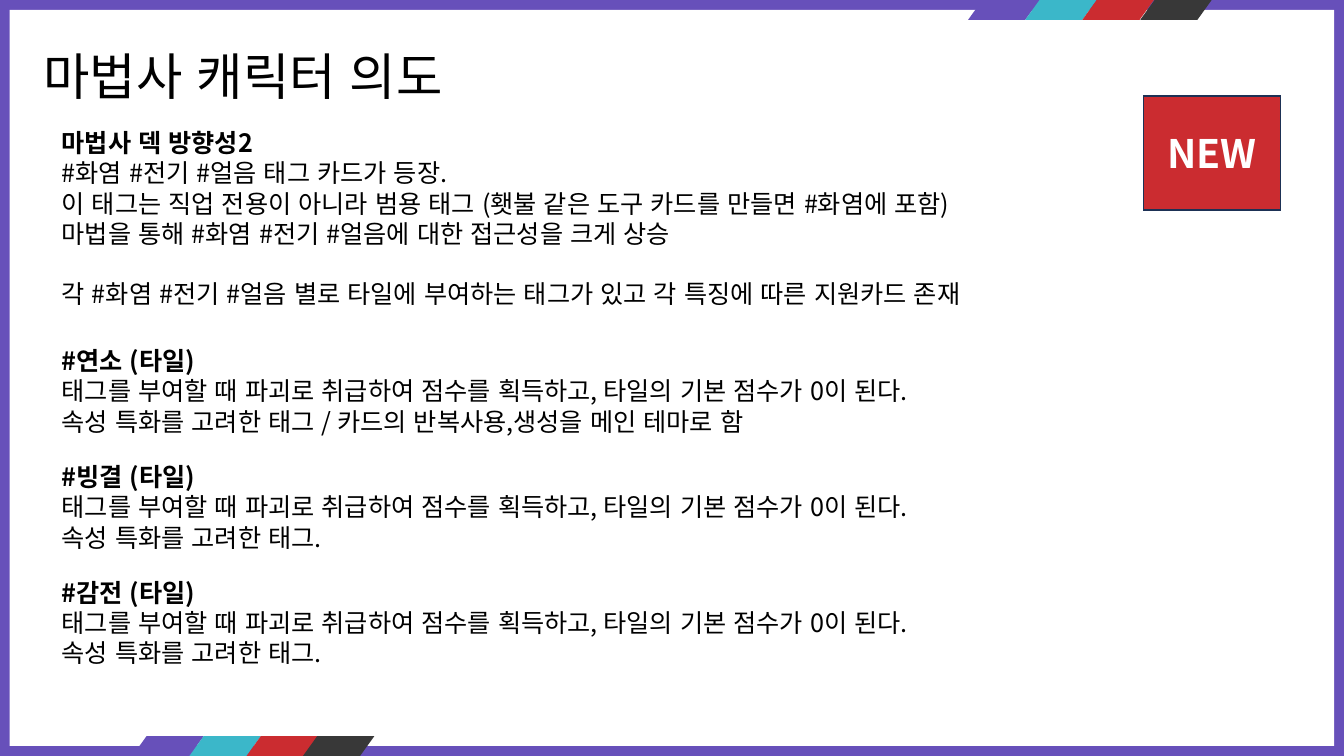
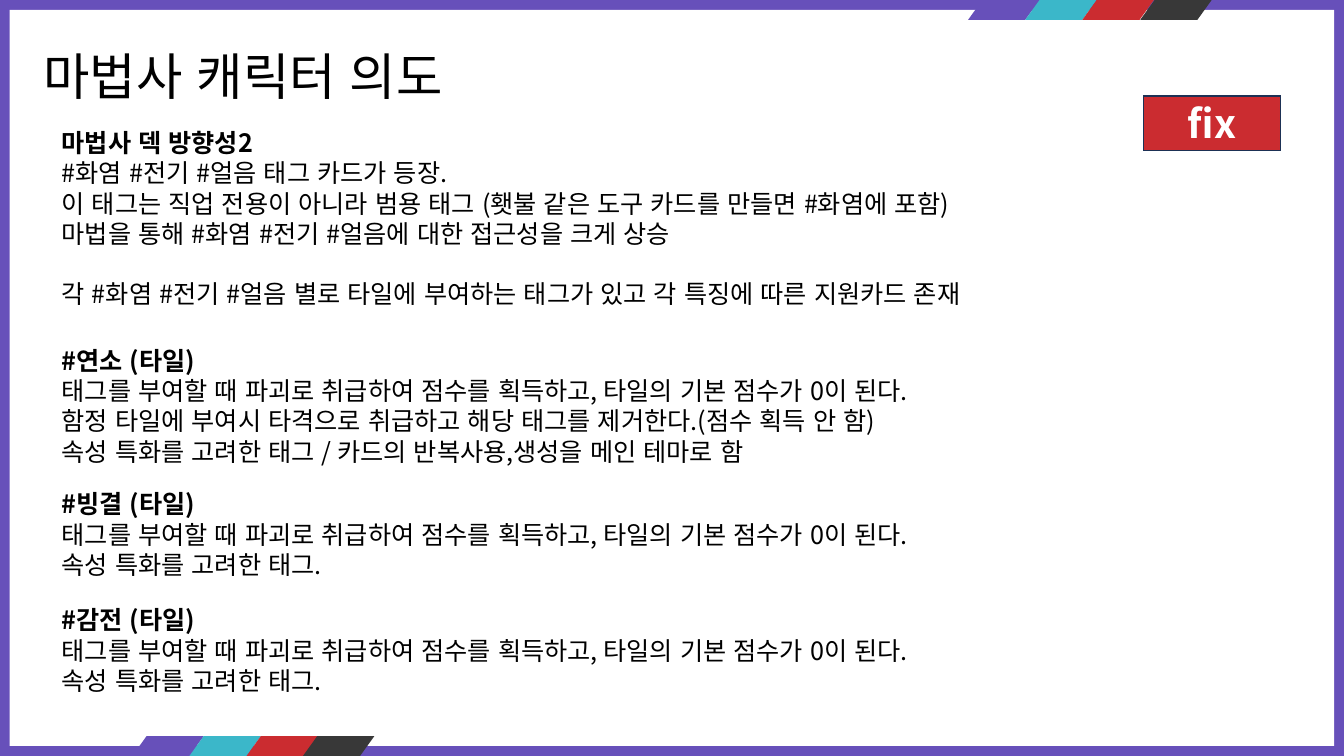
Before and after one commit to kauthor/FluffyDisdog, a slide deck: slide 6 of Plan/기획서/마법사.pptx. Drawn at 1344x756 pixels with LibreOffice and Linux fonts; fonts in the diff are those of the drawing. Boxes give left, top, right and bottom in pixels: in the first picture for what was removed or moved away, otherwise in the second. Text is boxed around its words. In the diff, an @@ line names an element or a change of style, - is before the commit and + after.

```diff
--- a/Plan/기획서/마법사.pptx
+++ b/Plan/기획서/마법사.pptx
@@ rectangle removed at [1144,96,1280,210] @@
-NEW
@@ rectangle added at [1144,96,1280,150], fill #CB2C30, outline #1E3256 1 pt, 28 pt, text #FFFFFF, bold @@
+fix
@@ text at [62,409,875,435]: paragraph added @@
+함정 타일에 부여시 타격으로 취급하고 해당 태그를 제거한다.(점수 획득 안 함)
@@ text "#빙결 (타일)": place and size @@
-text "#빙결 (타일)" at [62,465,907,549]
+text "#빙결 (타일)" at [62,492,907,576]
@@ text "#감전 (타일)": place and size @@
-text "#감전 (타일)" at [62,581,907,664]
+text "#감전 (타일)" at [62,608,907,692]
```
Also in this commit, not shown: 36 other slides changed.
